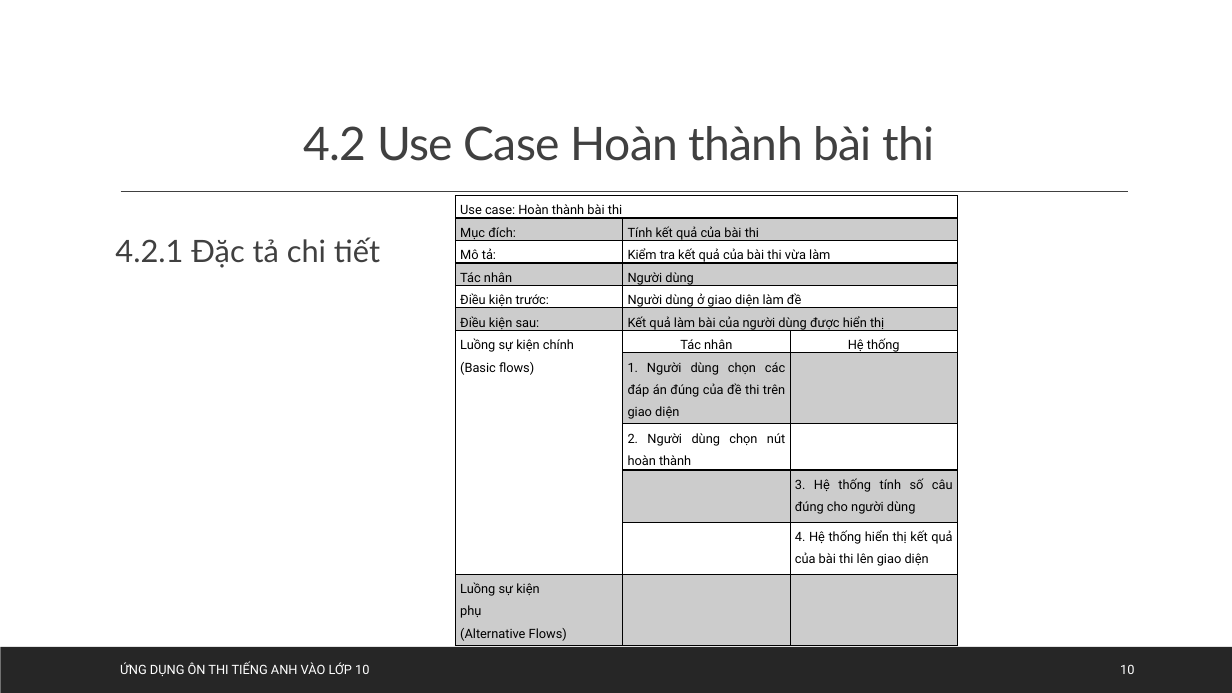
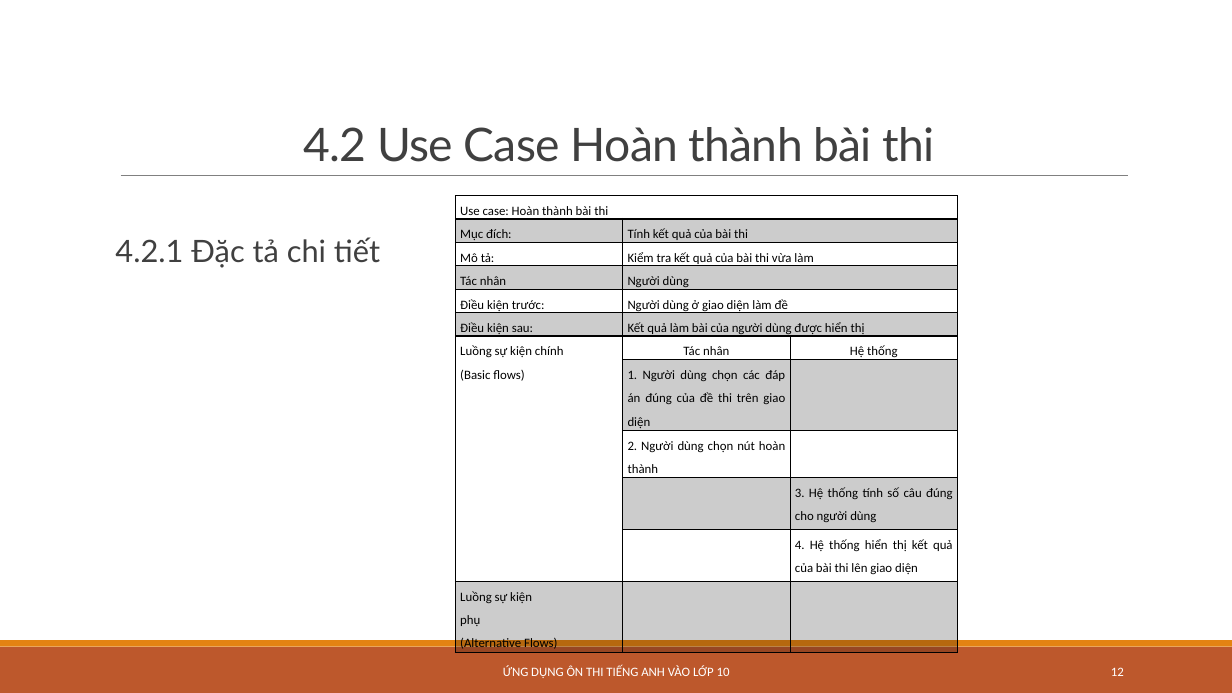
Before and after one commit to TruongDangQuang1998/OnThiTiengAnh10, a slide deck: slide 12 of Documents/Nhom27.pptx (slide 10 before the commit). Drawn at 1232x693 pixels with LibreOffice and Linux fonts; fonts in the diff are those of the drawing. Boxes give left, top, right and bottom in pixels: in the first picture for what was removed or moved away, otherwise in the second. Text is boxed around its words. In the diff, an @@ line names an element or a change of style, - is before the commit and + after.

```diff
--- a/Documents/Nhom27.pptx
+++ b/Documents/Nhom27.pptx
@@ title "4.2 Use Case Hoàn thành ..." at bbox=[304, 127, 935, 162]: line spacing 0.9 to 0.85 @@
@@ line moved from (121, 192) - (1128, 192) to (121, 176) - (1128, 176) @@
@@ line (121, 176) - (1128, 176): stroke #404040 1 pt to #808080 0.5 pt @@
@@ table at bbox=[456, 196, 958, 653] @@
@@ font Roboto to Calibri @@
@@ rectangle at bbox=[0, 647, 1232, 693]: fill #262626 to #BD582C @@
@@ rectangle added at bbox=[0, 640, 1232, 647], fill #E48312 @@
@@ text "ỨNG DỤNG ÔN THI TIẾNG ...": place and size @@
-text "ỨNG DỤNG ÔN THI TIẾNG ..." at bbox=[120, 663, 369, 676]
+text "ỨNG DỤNG ÔN THI TIẾNG ..." at bbox=[503, 665, 730, 678]
@@ text "ỨNG DỤNG ÔN THI TIẾNG ..." at bbox=[503, 665, 730, 678]: font Roboto to Calibri; alignment left to centre @@
@@ page number at bbox=[1111, 667, 1124, 676]: text changed; font Roboto to Calibri @@
-10
+12
```
Also in this commit, not shown: 17 other slides changed, 2 slides added, 1 other file.
